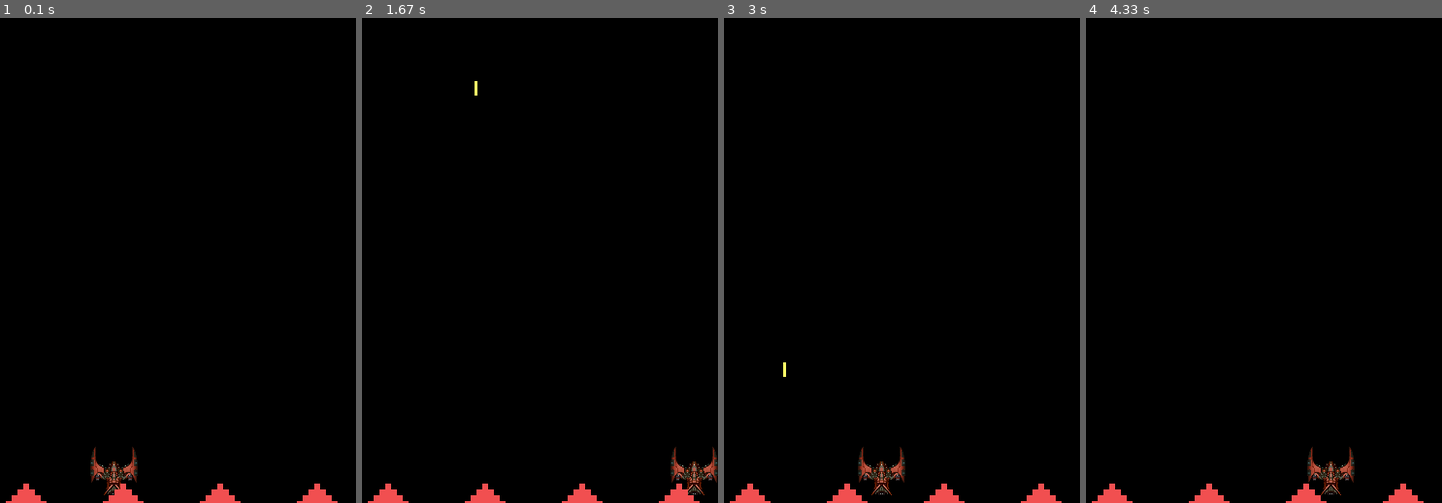
Above: before the commit, frames 1-4 (left to right).
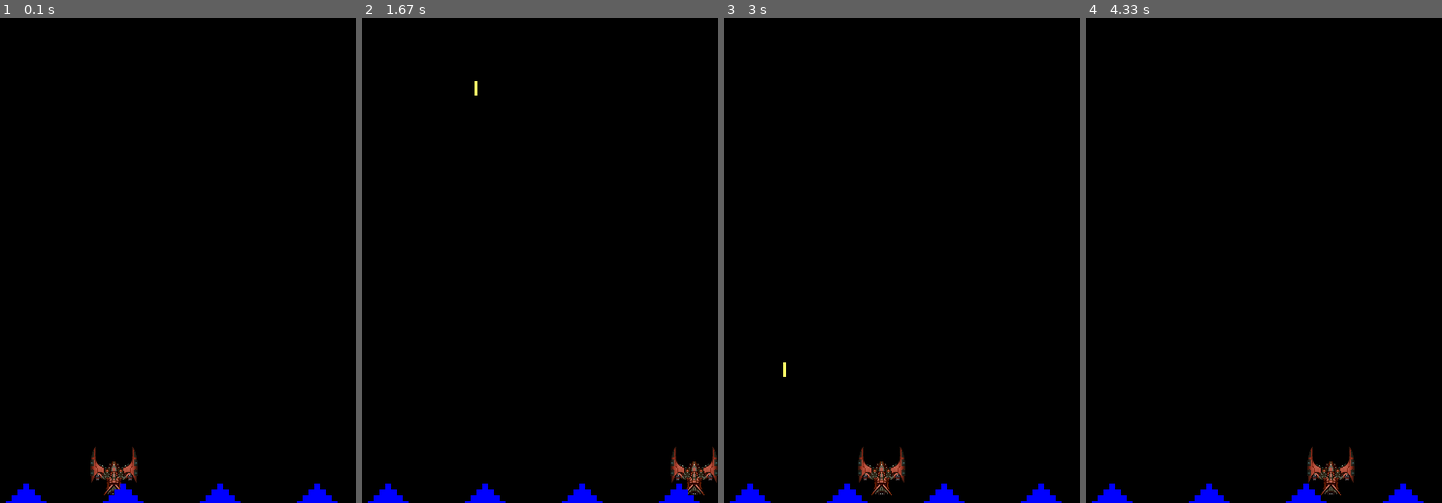
Above: after the commit, the same moments.

Repository: t0m0h1/PyGame
Game: pygame game, started from space_invaders.py
The game is run twice, just before and just after one commit, with the same random seed, the same clock (stepped at 60 frames per second) and the same inputs.
Inputs:
- Up to frame 1 (0.1 s): no input
- Up to frame 2 (1.67 s): tap Space at 0.33, 0.73, 1.03, 1.23, 1.53 s; hold Right 0.67-1.13 s; hold Right 1.17-1.63 s
- Up to frame 3 (3 s): hold Left 1.67-2.2 s; tap Space at 1.73, 2.03, 2.3, 2.6, 2.73 s; hold Left 2.23-2.63 s; hold Right from 2.67 s (still down)
- Up to frame 4 (4.33 s): tap Space at 3.03, 3.4, 3.7, 3.9, 4.2 s; release Right at 3.3 s; hold Left 3.33-3.8 s; hold Right 3.83-4.3 s

The runs differ from the first frame. In frame 1, 0.9% of the frame differs, in the area x 1-95%, y 96-100%; in frame 2, 0.9%; in frame 3, 0.9%; in frame 4, 0.9%.

Commit message:
block colour

Diff:
--- a/space_invaders.py
+++ b/space_invaders.py
@@ -29,7 +29,7 @@
                 if col == 'x':
                     x = x_start + col_index * self.block_size + offset_x
                     y = y_start + row_index * self.block_size
-                    block = obstacle.Block(self.block_size, (241, 79, 80), x, y)
+                    block = obstacle.Block(self.block_size, (0, 0, 255), x, y)
                     self.blocks.add(block)
 
     def create_multiple_obstacles(self, *offset, x_start, y_start):
